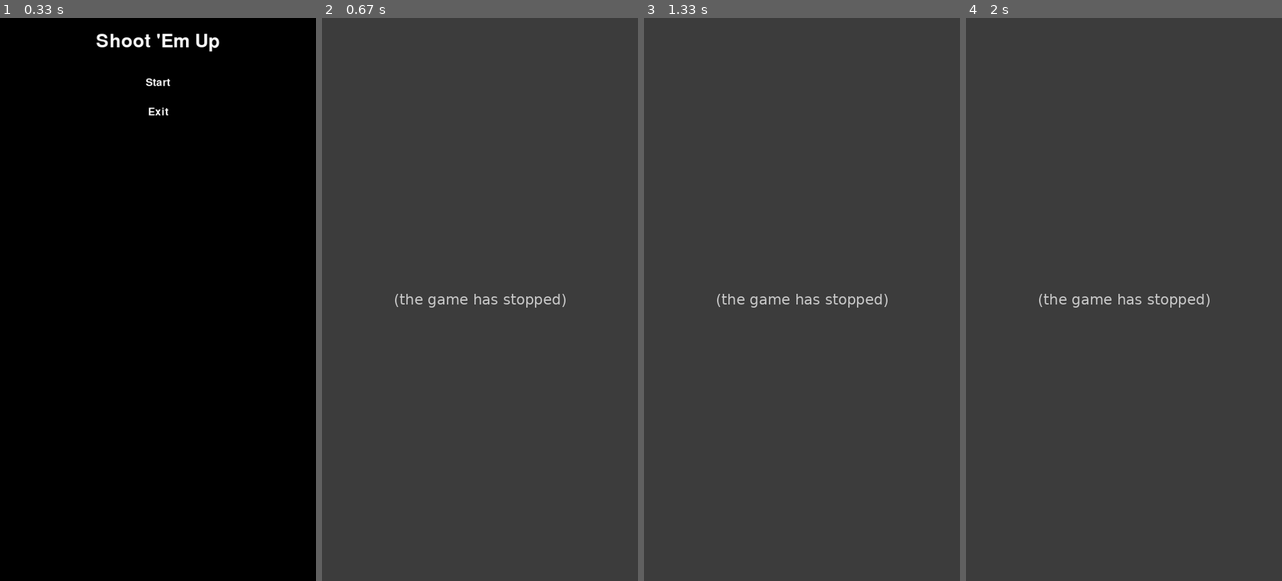
Above: before the commit, frames 1-4 (left to right).
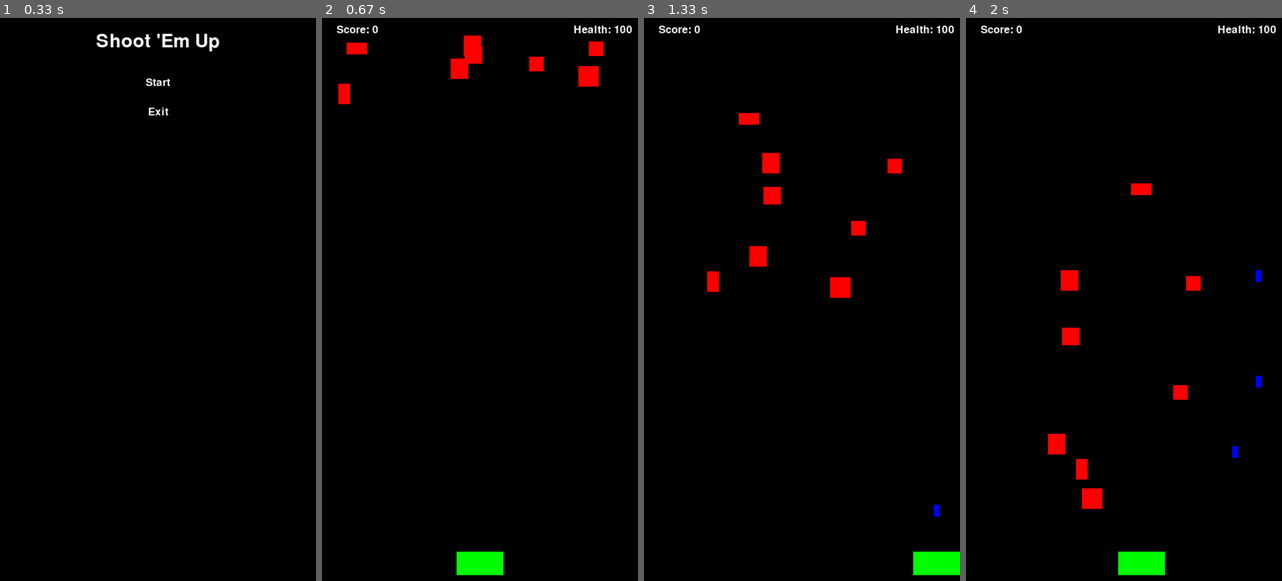
Above: after the commit, the same moments.

Repository: hakmad/games
Game: pygame game, started from shoot-em-up/main.py
Two runs of this game, one before a commit and one after it. Both use one fixed random seed, a clock stepped at 60 frames per second and the inputs below.
Inputs (mouse positions are in pixels of both pictures, inside the frame that each line leads up to):
- Up to frame 1 (0.33 s): no input
- Up to frame 2 (0.67 s): click "Start" at 0.38 s
- Up to frame 3 (1.33 s): hold Right 0.67-1.13 s; move the mouse to (789, 322) at 0.7 s; hold Right from 1.17 s (still down); tap Space at 1.23 s
- Up to frame 4 (2 s): tap Space at 1.53, 1.73 s; release Right at 1.63 s; hold Left from 1.67 s (still down)

Frame 1 is identical in both runs. In frame 2, 100% of the frame differs, in the area x 0-100%, y 0-100%; in frame 3, 100%; in frame 4, 100%.
Error before the commit: TypeError: Game.new_hostile() takes 0 positional arguments but 1 was given (main.py line 140); the game stopped at 0.43 s (later frames are placeholders)

Commit message:
Added textboxes to display score and health to the Game state class in main.py for Shoot 'Em Up game

Diff:
--- a/shoot-em-up/main.py
+++ b/shoot-em-up/main.py
@@ -139,6 +139,10 @@
         for i in range(8):
             self.new_hostile()
 
+        # Create textboxes for showing health and score.
+        self.player_score = Text("Score: " + str(self.player.score), 60, 20)
+        self.player_health = Text("Health: " + str(self.player.health), screen_width - 60, 20)
+
     def handle_events(self, event):
         """Handle input and events for the game state.
 
@@ -162,6 +166,9 @@
             # Increase player score.
             self.player.score += collision.width
 
+            # Update score textbox.
+            self.player_score.update_text("Score: " + str(self.player.score))
+
             # Create new hostile.
             self.new_hostile()
 
@@ -171,6 +178,9 @@
             # Decrease player health.
             self.player.health -= collision.width
 
+            # Update health textbox.
+            self.player_health.update_text("Health: " + str(self.player.health))
+
             # Create new hostile.
             self.new_hostile()
 
@@ -178,7 +188,7 @@
         if self.player.health < 0:
             self.running = False
 
-    def new_hostile():
+    def new_hostile(self):
         """Create a new hostile and add it to the relevant groups."""
         hostile = Hostile()
         self.sprites.add(hostile)
@@ -195,6 +205,10 @@
 
         # Draw the sprites to the screen.
         self.sprites.draw(screen)
+
+        # Draw the textboxes to the screen.
+        self.player_score.draw(screen)
+        self.player_health.draw(screen)
 
         # Update the display.
         pygame.display.flip()
